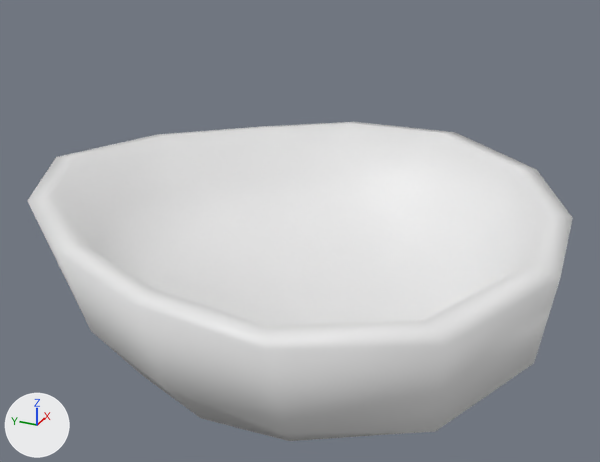
A saved change to the FBX model Content/3D_Assets/Furniture/Kerze.fbx.
One viewpoint serves both versions: a camera (50 mm lens) standing at (-0.421, -0.197, 0.344) and looking at (0.001, -0.008, 0.133). The lights are fixed; the arrows at lower left show +X, +Y and +Z.
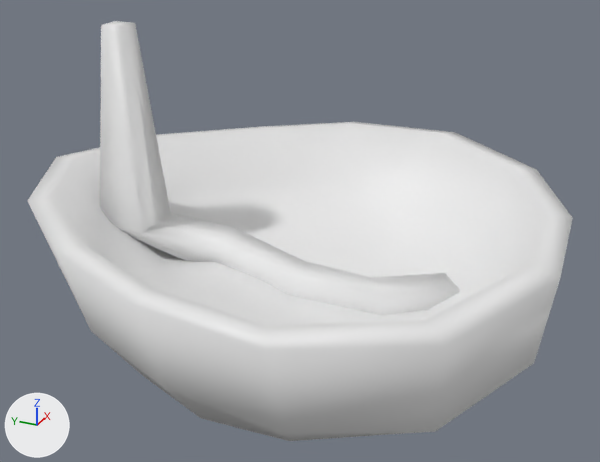
Boxes (x1, y1, x2, y2) around the edits, measured in the pictures (600 x 462 px):
'Cube.088', added
    after: (100, 21, 461, 315)
    faces in mat_lampen (its picture is missing): (117, 214, 461, 315)
    faces in mat_light (white #e7e7e7): (100, 21, 171, 232)

What changed in the scene script:
```text
Add mat_light:
    mat_light = principled_material('#_Light')
    mat_light.base_color = (0.8, 0.8, 0.8)  # white #e7e7e7
Add me_cube_098:
    me_cube_098.from_pydata(...)  # 24 vertices, 22 faces; spans x -0.024..0.029, y -0.219..0.017, z -0.098..0.065
    # faces by material slot: [5, 17]
    me_cube_098.materials.append(mat_light)  # white #e7e7e7
    me_cube_098.materials.append(mat_lampen)  # its picture is missing
Add ob_cube_088:
    ob_cube_088 = bpy.data.objects.new('Cube.088', me_cube_098)
    ob_cube_088.location = (-0.0009, 0.1118, 0.1842)
```
